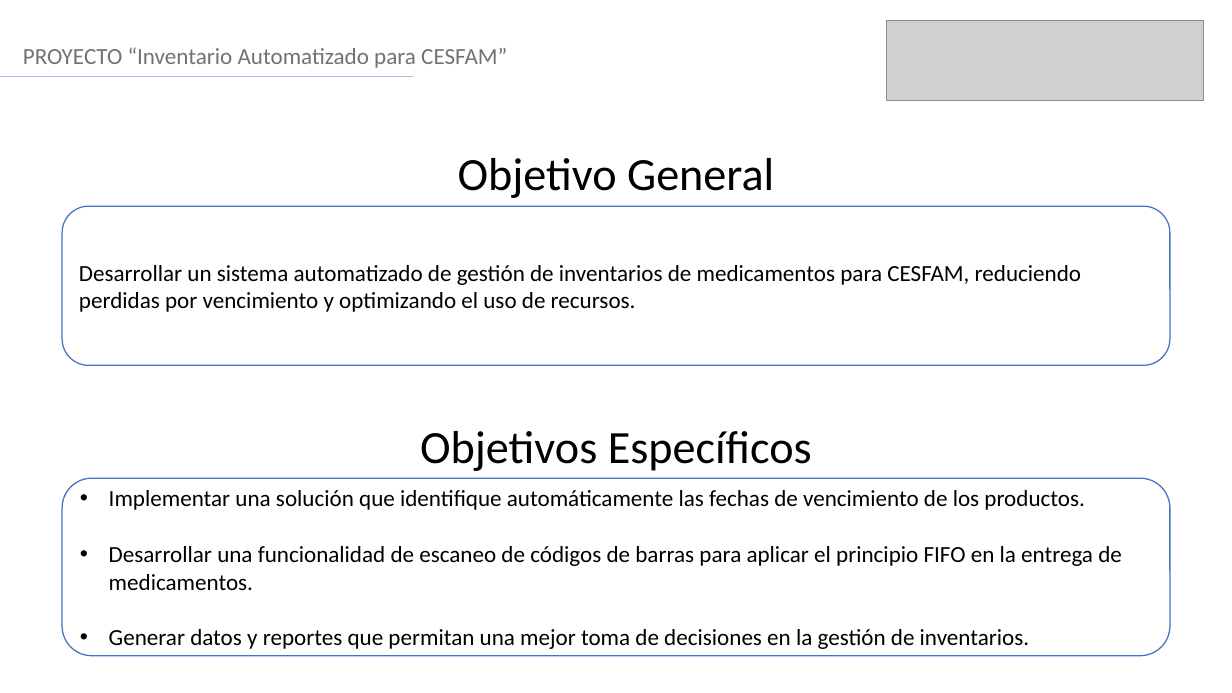
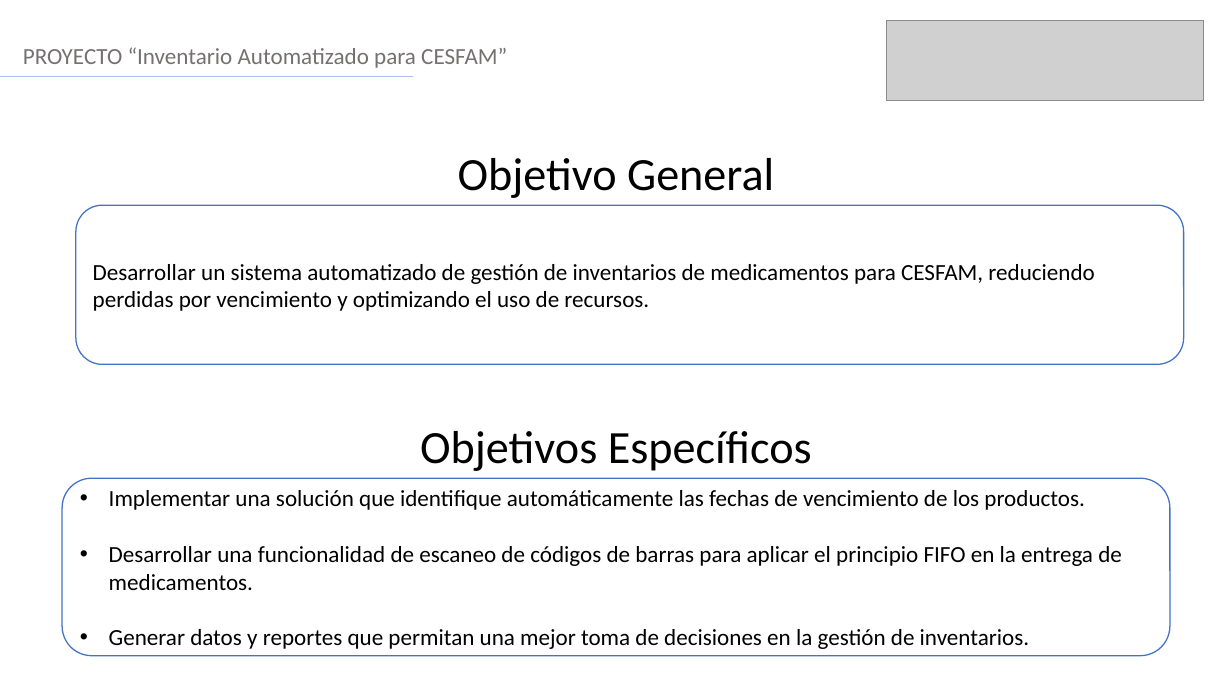
Before and after one commit to Handrix0081/InventarioAutomatizado, a slide deck: slide 4 of Fase 3/Evidencias Grupales/Presentación final (1.0).pptx (slide 5 before the commit). Drawn at 1232x693 pixels with LibreOffice and Linux fonts; fonts in the diff are those of the drawing; grey boxes stand for pictures. Boxes give left, top, right and bottom in pixels: in the first picture for what was removed or moved away, otherwise in the second. Text is boxed around its words. In the diff, an @@ line names an element or a change of style, - is before the commit and + after.

```diff
--- a/Fase 3/Evidencias Grupales/Presentación final (1.0).pptx
+++ b/Fase 3/Evidencias Grupales/Presentación final (1.0).pptx
@@ rounded rectangle "Desarrollar un sistema automatizado de ...": place and size @@
-rounded rectangle "Desarrollar un sistema automatizado de ..." at <box>62,206,1170,365</box>
+rounded rectangle "Desarrollar un sistema automatizado de ..." at <box>76,205,1184,364</box>
```
Also in this commit, not shown: 1 slide added, 1 slide removed.
